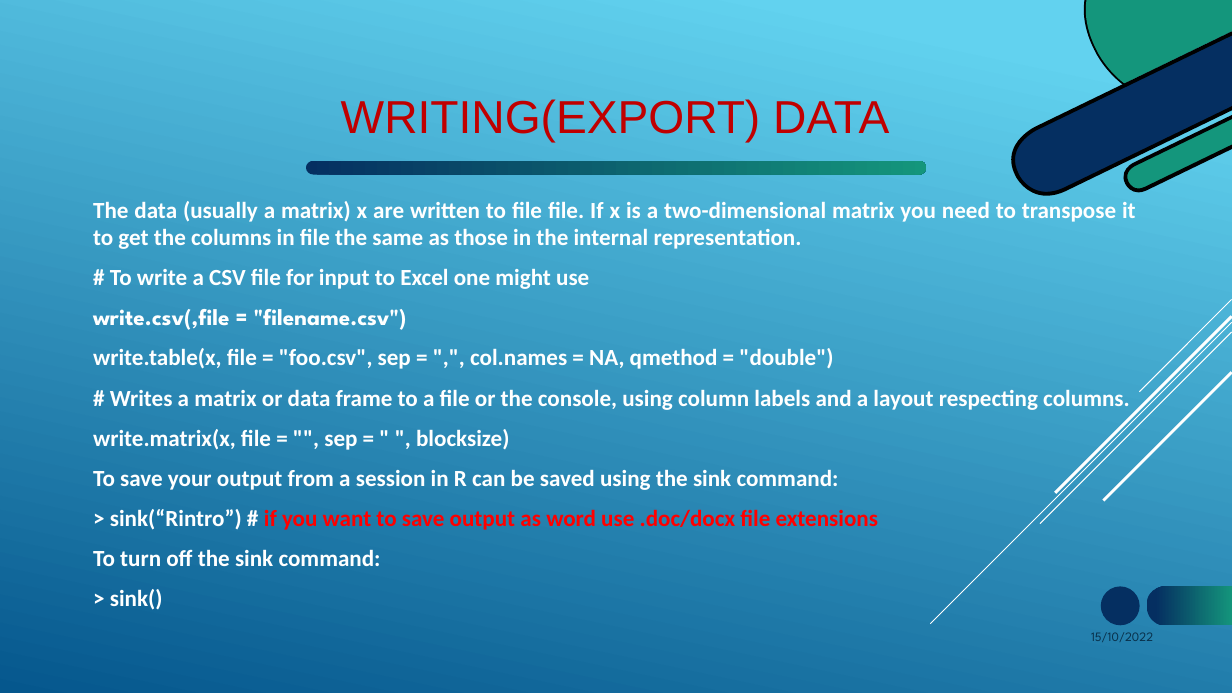
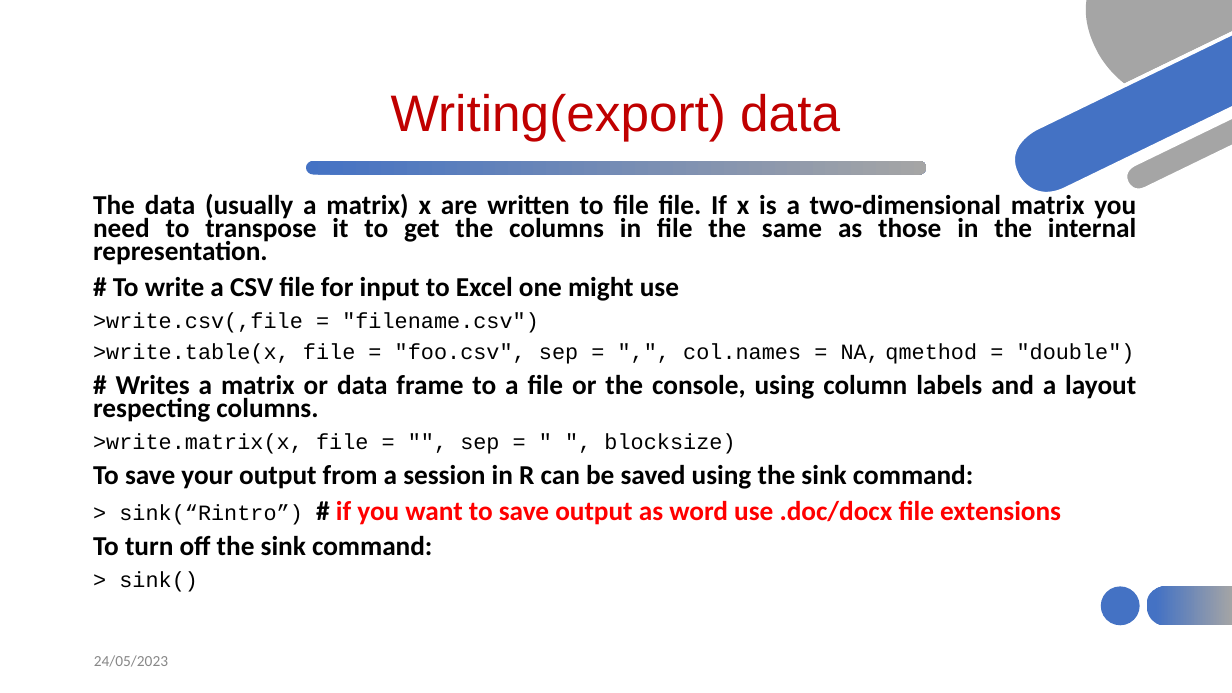
Before and after one commit to HaymanotB/himsite, a slide deck: slide 31 of lecture/RStudio_material.pptx. Drawn at 1232x693 pixels with LibreOffice and Linux fonts; fonts in the diff are those of the drawing. Boxes give left, top, right and bottom in pixels: in the first picture for what was removed or moved away, otherwise in the second. Text is boxed around its words. In the diff, an @@ line names an element or a change of style, - is before the commit and + after.

```diff
--- a/lecture/RStudio_material.pptx
+++ b/lecture/RStudio_material.pptx
@@ background gradient #62D2EF to #05578D to #FFFFFF @@
@@ freeform shape at [1085,0,1232,84]: fill #14967C to #A5A5A5 @@
@@ fill #000000 to #FFFFFF in 3 elements at [1083,0,1231,101], [1123,114,1232,192], [1011,30,1232,196] @@
@@ freeform shape at [1013,32,1232,193]: fill #052F61 to #4472C4 @@
@@ title at [391,93,840,141]: text changed; size 36 to 40 pt @@
-WRITING(EXPORT) DATA
+Writing(export) data
@@ freeform shape at [1125,116,1232,190]: fill #14967C to #A5A5A5 @@
@@ freeform shape at [305,160,927,176]: fill gradient #052F61 to #14967C to gradient #4472C4 to #A5A5A5 @@
@@ text "The data (usually a matrix) ..." at [93,194,1136,592]: vertical alignment middle to top @@
@@ text at [93,194,1136,592]: size 18 to 21.2 pt in "The data (usually a matrix) x are ...", "# To write a CSV file for ...", "# Writes a matrix or data frame ...", "To save your output from a session ..." and 2 more places; text colour #FFFFFF to #000000 in "The data (usually a matrix) x are ...", "# To write a CSV file for ...", "# Writes a matrix or data frame ...", "To save your output from a session ..." and 3 more places; size 18 to 17 pt, font Calibri to Courier New, bold off in "> sink(“Rintro”)", "> sink()"; line spacing 1 to 0.7 @@
@@ text at [93,312,1135,364]: text changed; size 18 to 17 pt; font Calibri to Courier New; text colour #FFFFFF to #000000; bold off @@
-write.csv(,file = "filename.csv")
-write.table(x, file = "foo.csv", sep = ",", col.names = NA, qmethod = "double")
+>write.csv(,file = "filename.csv")
+>write.table(x, file = "foo.csv", sep = ",", col.names = NA, qmethod = "double")
@@ group removed at [931,299,1232,624]: 5 lines @@
@@ text at [93,433,735,454]: text changed; size 18 to 17 pt; font Calibri to Courier New; text colour #FFFFFF to #000000; bold off @@
-write.matrix(x, file = "", sep = " ", blocksize)
+>write.matrix(x, file = "", sep = " ", blocksize)
@@ ellipse at [1101,587,1140,626]: fill #052F61 to #4472C4 @@
@@ freeform shape at [1146,585,1232,627]: fill gradient #052F61 to #14967C to gradient #4472C4 to #A5A5A5 @@
@@ text added at [94,655,168,667], 12 pt, text #888888 @@
+24/05/2023
@@ text removed at [1091,632,1153,642] @@
-15/10/2022
```
Also in this commit, not shown: 30 other slides changed, 1 slide added, 4 other files.
